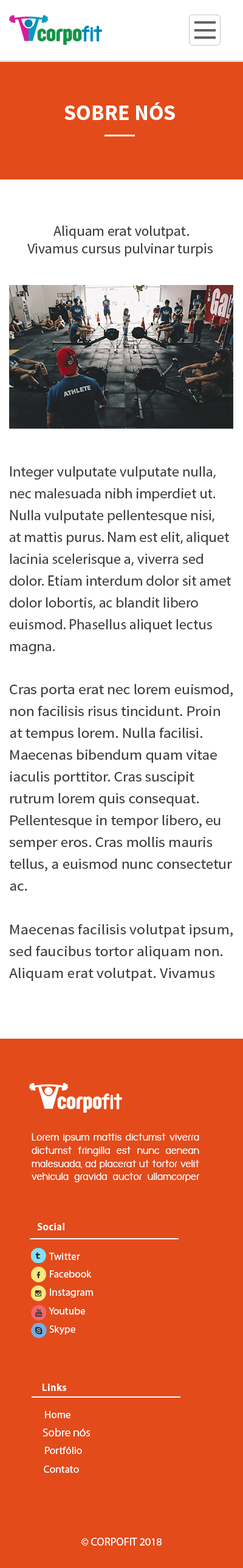
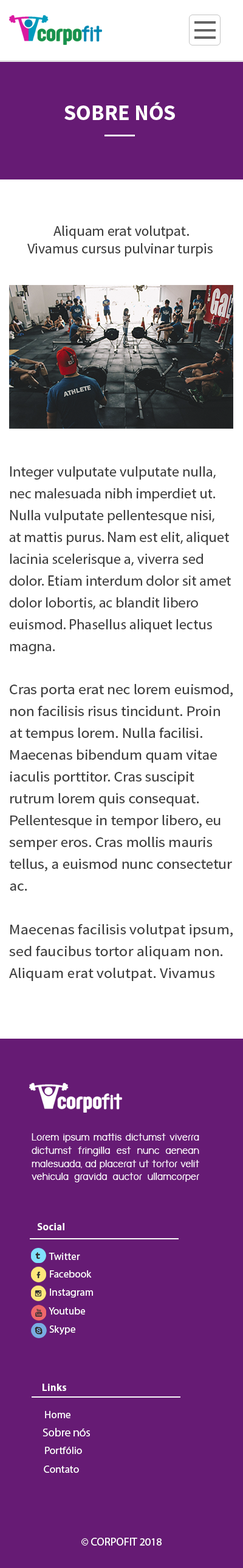
Layers edited between the first and the second 243x1568 image:
painted on "Retângulo 1" (1st of 2, in "sobre nós") over [0, 61, 243, 180]
painted on "Retângulo 1" (2nd of 2, in "footer") over [0, 1038, 243, 1516]
painted on "Retângulo 2" over [0, 1515, 243, 1568]
